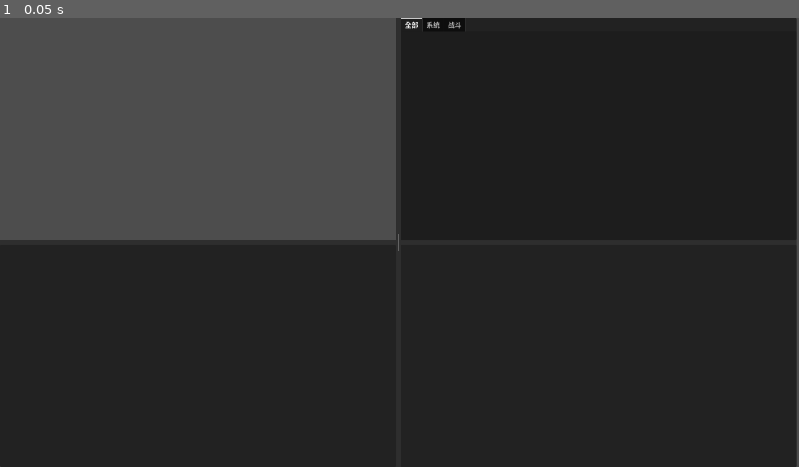
Above: before the commit, frame 1.
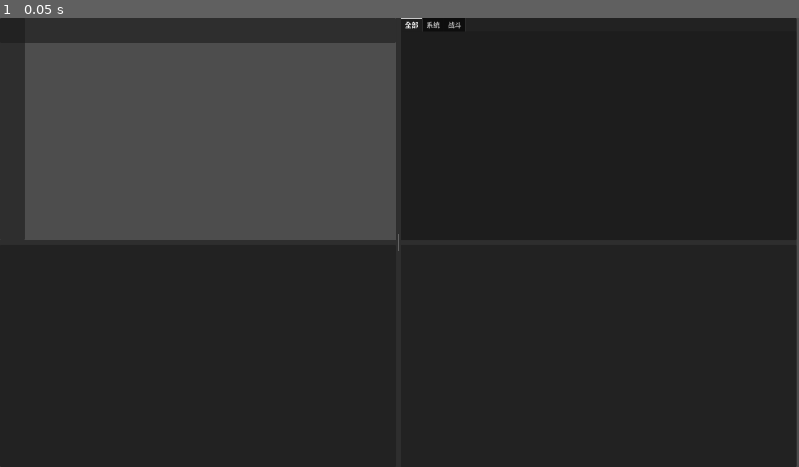
Above: after the commit, the same moment.

Repository: daheilizi/test01
Game: Godot game, scene res://程序/主场景/主场景.tscn
Two runs of this game, one before a commit and one after it. Both use one fixed random seed, a clock stepped at 60 frames per second and the inputs below.
Inputs:
- Up to frame 1 (0.05 s): no input

The runs differ from the first frame. In frame 1, 4.1% of the frame differs, in the area x 0-50%, y 0-50%.

Commit message:
创建角色场景

Diff:
--- a/程序/主场景/主场景.tscn
+++ b/程序/主场景/主场景.tscn
@@ -1,12 +1,15 @@
-[gd_scene load_steps=4 format=3 uid="uid://du06e3w11magv"]
+[gd_scene load_steps=5 format=3 uid="uid://du06e3w11magv"]
 
 [ext_resource type="Script" path="res://程序/主场景/主场景.gd" id="1_hgbfu"]
 [ext_resource type="PackedScene" uid="uid://bxp6skwudr661" path="res://程序/系统/消息系统/消息系统.tscn" id="2_ed2rh"]
 [ext_resource type="PackedScene" uid="uid://c7auxnsx7suxr" path="res://程序/图形交互界面/游戏世界主控界面/游戏世界主控界面.tscn" id="3_2pip7"]
+[ext_resource type="PackedScene" uid="uid://k0kiy07qgtqe" path="res://程序/系统/战斗系统/战斗系统.tscn" id="3_ox5at"]
 
 [node name="主场景" type="Node"]
 script = ExtResource("1_hgbfu")
 
 [node name="消息系统" parent="." instance=ExtResource("2_ed2rh")]
 
+[node name="战斗系统" parent="." instance=ExtResource("3_ox5at")]
+
 [node name="游戏世界主控界面" parent="." instance=ExtResource("3_2pip7")]
--- a/程序/图形交互界面/游戏世界主控界面/游戏世界主控界面.gd
+++ b/程序/图形交互界面/游戏世界主控界面/游戏世界主控界面.gd
@@ -11,5 +11,6 @@
 
 
 func 触发_发送消息(para_消息类型: Global.消息类型, para_消息内容: String) -> void:
-	print(para_消息内容)
+	# 为’全部‘添加消息内容
+	消息面板.get_node("全部").add_text(para_消息内容)
 	pass
--- a/程序/游戏世界/游戏世界.tscn
+++ b/程序/游戏世界/游戏世界.tscn
@@ -1,6 +1,29 @@
-[gd_scene load_steps=2 format=3 uid="uid://11y36p4skxei"]
+[gd_scene load_steps=3 format=3 uid="uid://11y36p4skxei"]
 
 [ext_resource type="Script" path="res://程序/游戏世界/游戏世界.gd" id="1_y0ayi"]
+[ext_resource type="TileSet" uid="uid://bftmfnw1gga6v" path="res://资源/美术/地图/地图.tres" id="2_6yo2m"]
 
 [node name="游戏世界" type="Node2D"]
 script = ExtResource("1_y0ayi")
+
+[node name="CanvasLayer" type="CanvasLayer" parent="."]
+
+[node name="Panel" type="Panel" parent="CanvasLayer"]
+custom_minimum_size = Vector2(0, 60)
+anchors_preset = 10
+anchor_right = 1.0
+grow_horizontal = 2
+
+[node name="Panel2" type="Panel" parent="CanvasLayer"]
+custom_minimum_size = Vector2(60, 0)
+anchors_preset = 9
+anchor_bottom = 1.0
+grow_vertical = 2
+
+[node name="TileMap" type="TileMap" parent="."]
+position = Vector2(60, 60)
+tile_set = ExtResource("2_6yo2m")
+cell_quadrant_size = 128
+format = 2
+layer_0/name = "网格"
+layer_0/tile_data = PackedInt32Array(0, 0, 0, 65536, 0, 0, 65537, 0, 0, 131073, 0, 0, 131074, 0, 0, 196610, 0, 0, 196611, 0, 0, 262144, 0, 0, 196608, 0, 0, 131072, 0, 0, 1, 0, 0, 196609, 0, 0, 262145, 0, 0, 262146, 0, 0, 65538, 0, 0, 2, 0, 0, 3, 0, 0, 65539, 0, 0, 65540, 0, 0, 4, 0, 0, 5, 0, 0, 65541, 0, 0, 65542, 0, 0, 6, 0, 0, 7, 0, 0, 65543, 0, 0, 65544, 0, 0, 8, 0, 0, 131080, 0, 0, 196616, 0, 0, 196615, 0, 0, 262152, 0, 0, 262151, 0, 0, 262150, 0, 0, 262149, 0, 0, 262148, 0, 0, 262147, 0, 0, 196612, 0, 0, 196613, 0, 0, 196614, 0, 0, 131078, 0, 0, 131077, 0, 0, 131075, 0, 0, 131076, 0, 0, 131079, 0, 0)
--- /dev/null
+++ b/程序/系统/战斗系统/战斗系统.gd
@@ -0,0 +1,8 @@
+extends Node
+class_name 战斗系统
+
+
+func _ready() -> void:
+	# 节点准备好后在全局登记
+	Global._战斗系统 = self
+	pass
--- /dev/null
+++ b/程序/系统/战斗系统/战斗系统.tscn
@@ -0,0 +1,6 @@
+[gd_scene load_steps=2 format=3 uid="uid://k0kiy07qgtqe"]
+
+[ext_resource type="Script" path="res://程序/系统/战斗系统/战斗系统.gd" id="1_qjr3x"]
+
+[node name="战斗系统" type="Node"]
+script = ExtResource("1_qjr3x")
--- a/程序/自动加载/全局/global.gd
+++ b/程序/自动加载/全局/global.gd
@@ -10,3 +10,6 @@
 # 消息系统 记名到全局
 @warning_ignore("unused_private_class_variable")
 var _消息系统: 消息系统
+# 战斗系统 记名到全局
+@warning_ignore("unused_private_class_variable")
+var _战斗系统: 战斗系统
--- /dev/null
+++ b/程序/角色/角色.gd
@@ -0,0 +1,11 @@
+extends Node
+
+
+# Called when the node enters the scene tree for the first time.
+func _ready() -> void:
+	pass # Replace with function body.
+
+
+# Called every frame. 'delta' is the elapsed time since the previous frame.
+func _process(delta: float) -> void:
+	pass
--- /dev/null
+++ b/程序/角色/角色.tscn
@@ -0,0 +1,23 @@
+[gd_scene load_steps=3 format=3 uid="uid://brgpn8b7wkl76"]
+
+[ext_resource type="Script" path="res://程序/角色/角色.gd" id="1_5gt5d"]
+
+[sub_resource type="StyleBoxTexture" id="StyleBoxTexture_nm8np"]
+
+[node name="角色" type="Node2D"]
+script = ExtResource("1_5gt5d")
+
+[node name="卡片" type="Control" parent="."]
+layout_mode = 3
+anchors_preset = 0
+offset_right = 200.0
+offset_bottom = 200.0
+
+[node name="Panel" type="Panel" parent="卡片"]
+layout_mode = 1
+anchors_preset = 15
+anchor_right = 1.0
+anchor_bottom = 1.0
+grow_horizontal = 2
+grow_vertical = 2
+theme_override_styles/panel = SubResource("StyleBoxTexture_nm8np")
